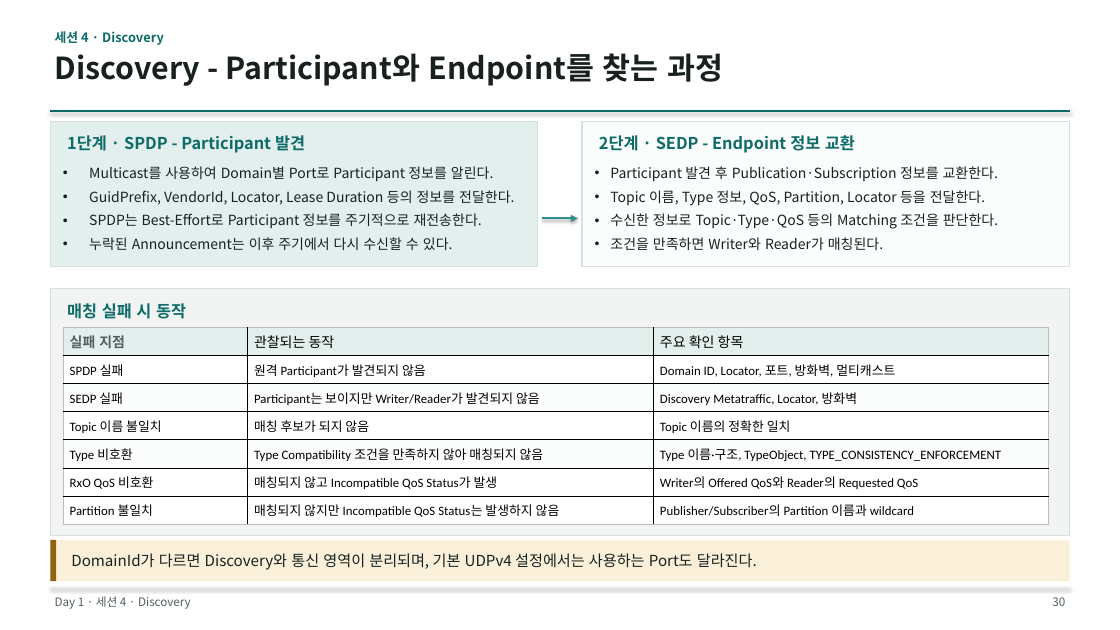
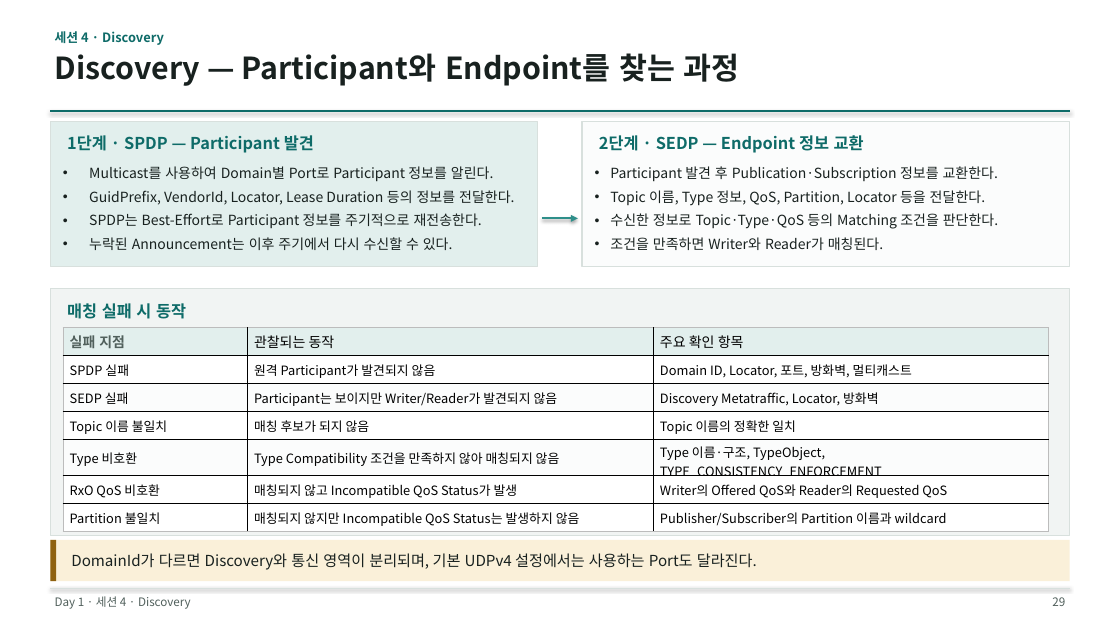
Before and after one commit to IntellectusCorp/int2DDS-lecture, a slide deck: slide 29 of int2dds-lecture.pptx. Drawn at 1120x630 pixels with LibreOffice and Linux fonts; fonts in the diff are those of the drawing. Boxes give left, top, right and bottom in pixels: in the first picture for what was removed or moved away, otherwise in the second. Text is boxed around its words. In the diff, an @@ line names an element or a change of style, - is before the commit and + after.

```diff
--- a/int2dds-lecture.pptx
+++ b/int2dds-lecture.pptx
@@ text at (55,53,740,86): text changed @@
-Discovery - Participant와 Endpoint를 찾는 과정
+Discovery — Participant와 Endpoint를 찾는 과정
@@ text at (67,135,314,153): text changed @@
-1단계 · SPDP - Participant 발견
+1단계 · SPDP — Participant 발견
@@ text at (599,135,864,153): text changed @@
-2단계 · SEDP - Endpoint 정보 교환
+2단계 · SEDP — Endpoint 정보 교환
@@ table at (63,328,1049,530) @@
@@ font Calibri to Noto Sans CJK KR @@
@@ page number at (1052,597,1065,606): text changed @@
-30
+29
```
Also in this commit, not shown: 52 other slides changed.
